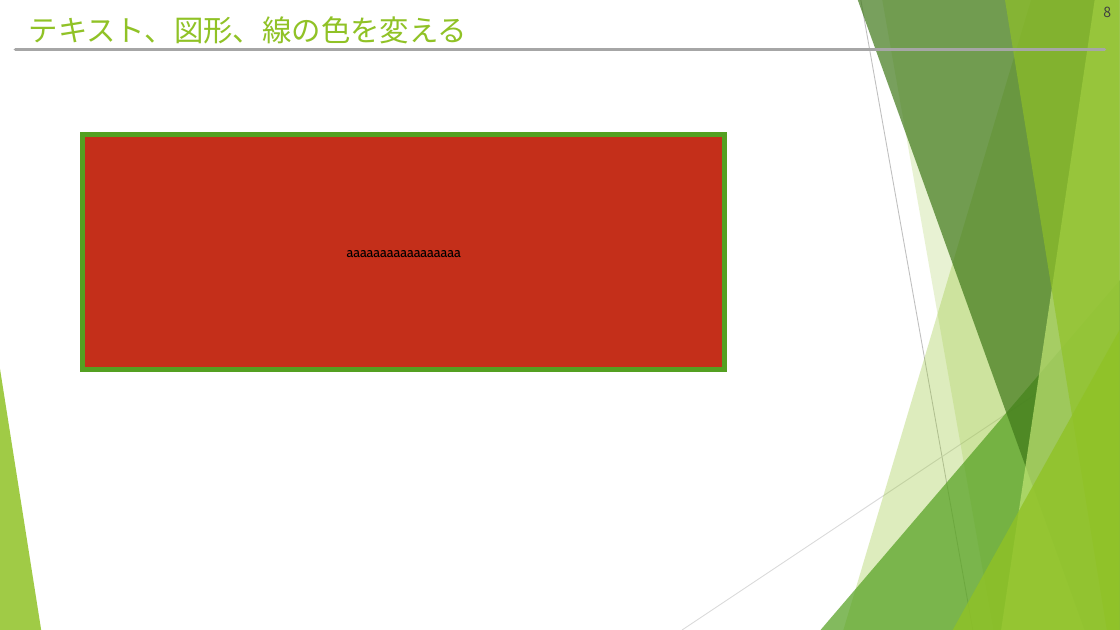
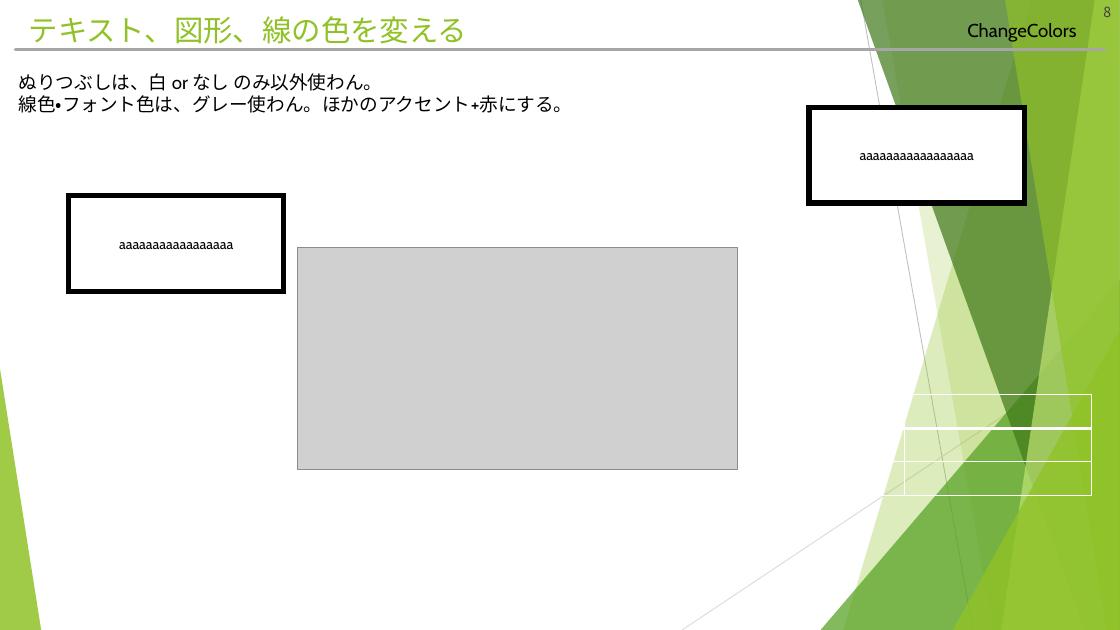
Before and after one commit to hitsuji-ga-u/pawapo, a slide deck: slide 8 of slide/customUI_debug.pptm. Drawn at 1120x630 pixels with LibreOffice and Linux fonts; fonts in the diff are those of the drawing; grey boxes stand for pictures. Boxes give left, top, right and bottom in pixels: in the first picture for what was removed or moved away, otherwise in the second. Text is boxed around its words. In the diff, an @@ line names an element or a change of style, - is before the commit and + after.

Commit message:
revise change colors

```diff
--- a/slide/customUI_debug.pptm
+++ b/slide/customUI_debug.pptm
@@ text added at [967,23,1076,42], 16 pt, text #000000 @@
+ChangeColors
@@ text added at [19,73,573,113], 16 pt, text #000000 @@
+ぬりつぶしは、白 or なし のみ以外使わん。
+線色・フォント色は、グレー使わん。ほかのアクセント+赤にする。
@@ rectangle added at [809,108,1024,203], fill #FFFFFF, outline #000000 4.5 pt, 12 pt, text #000000 @@
+aaaaaaaaaaaaaaaaa
@@ rectangle "aaaaaaaaaaaaaaaaa": place and size @@
-rectangle "aaaaaaaaaaaaaaaaa" at [83,134,725,371]
+rectangle "aaaaaaaaaaaaaaaaa" at [69,196,284,292]
@@ rectangle "aaaaaaaaaaaaaaaaa" at [69,196,284,292]: fill #C42F1A to #FFFFFF; outline #54A021 4.5 pt to #000000 4.5 pt @@
@@ picture added at [297,247,738,470] @@
@@ table added at [345,394,1091,496], 3 rows, 4 columns @@
+ |  |  | 
+ |  |  | 
+ |  |  | 
```
Also in this commit, not shown: 4 other files.
